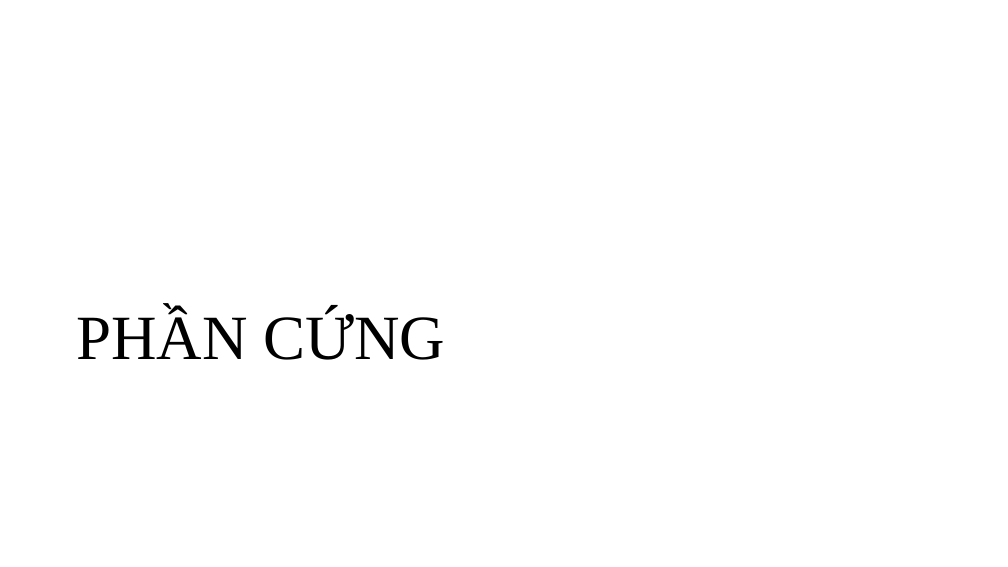
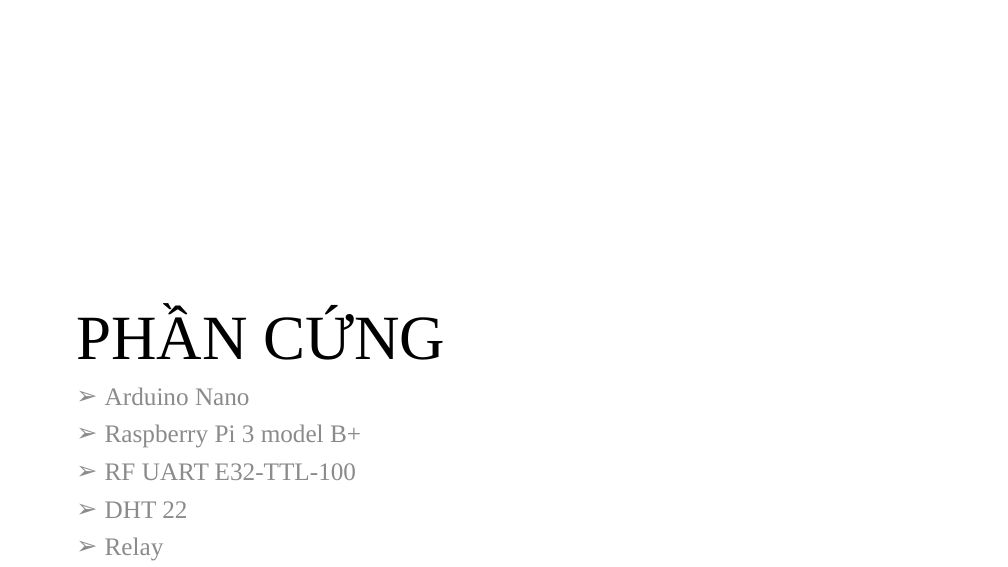
Before and after one commit to DatTwenty3/DCLV, a slide deck: slide 8 of PRESENTATION.pptx. Drawn at 1008x567 pixels with LibreOffice and Linux fonts; fonts in the diff are those of the drawing. Boxes give left, top, right and bottom in pixels: in the first picture for what was removed or moved away, otherwise in the second. Text is boxed around its words. In the diff, an @@ line names an element or a change of style, - is before the commit and + after.

```diff
--- a/PRESENTATION.pptx
+++ b/PRESENTATION.pptx
@@ text added at (105,387,361,561), 24 pt, text #8C8C8C @@
+➢ Arduino Nano
+➢ Raspberry Pi 3 model B+
+➢ RF UART E32-TTL-100
+➢ DHT 22
+➢ Relay
```
Also in this commit, not shown: 10 other slides changed, 1 slide added.
